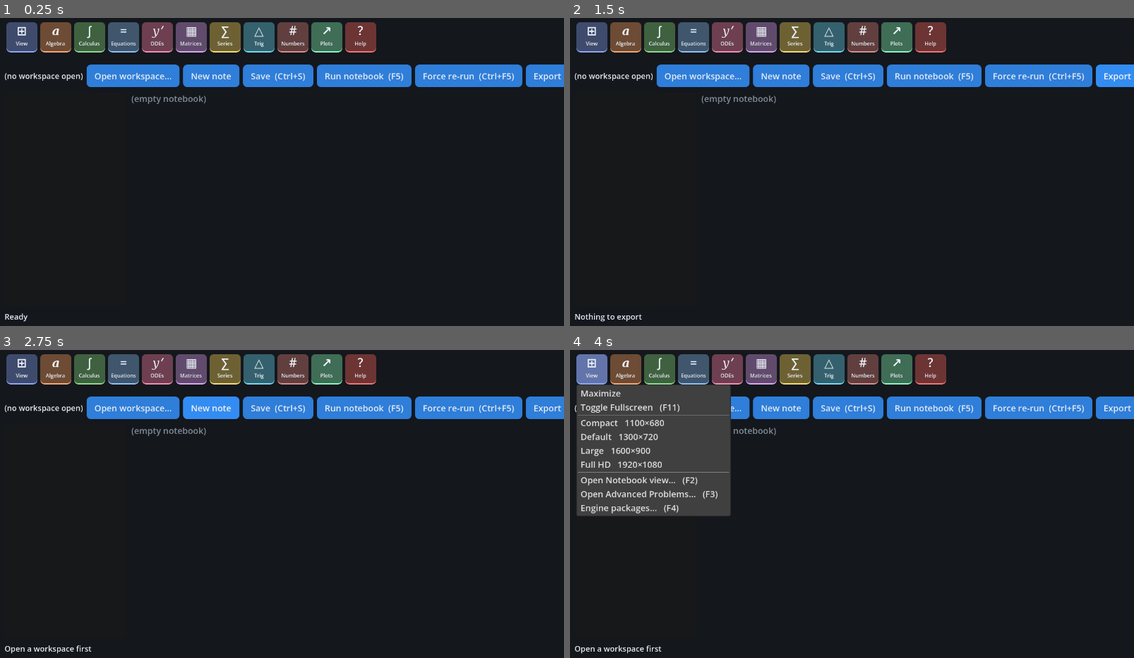
Above: before the commit, frames 1-4 (two rows, left to right).
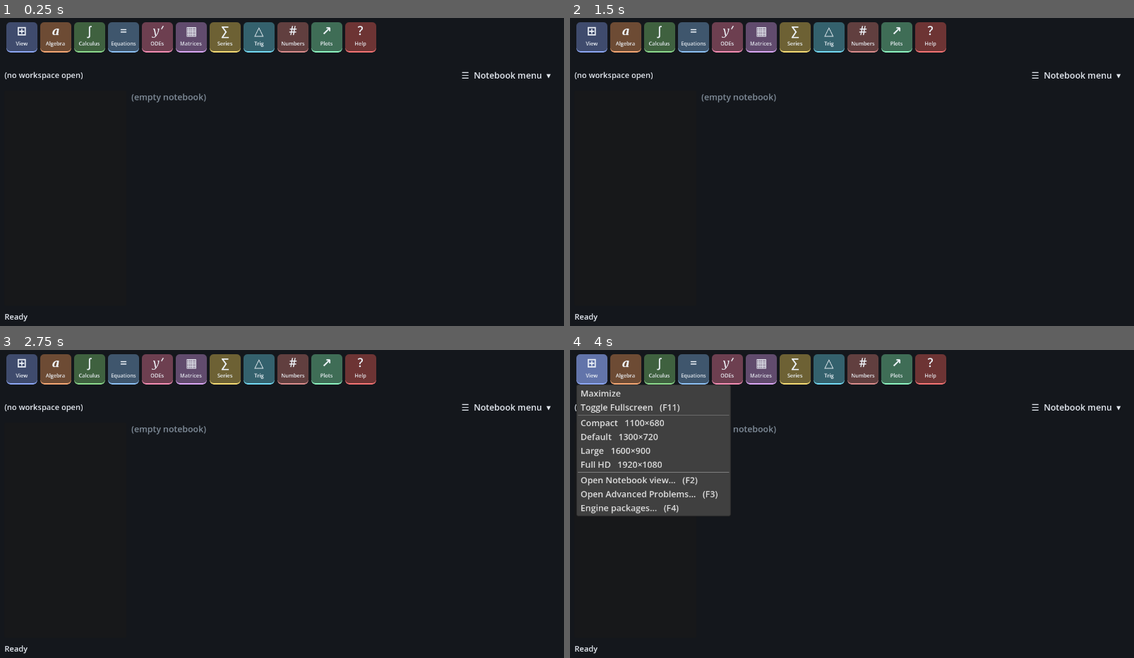
Above: after the commit, the same moments.

Repository: bluelight1324/symbolic-math-workbench
Game: Godot game, scene res://scenes/main.tscn
The game is run twice, just before and just after one commit, with the same random seed, the same clock (stepped at 60 frames per second) and the same inputs.
Inputs (mouse positions are in pixels of both pictures, inside the frame that each line leads up to):
- Up to frame 1 (0.25 s): no input
- Up to frame 2 (1.5 s): click (694, 98) at 0.52 s; type "12" at 0.6 s; click (1128, 76) at 1.25 s, where only the run before the commit has a clickable "Export HTML"
- Up to frame 3 (2.75 s): click (208, 408) at 2 s, where only the run before the commit has a clickable "New note"
- Up to frame 4 (4 s): click (778, 408) at 2.75 s, where only the run before the commit has a clickable "New note"; click (592, 368) at 3.52 s

The runs differ from the first frame. In frame 1, 6.3% of the frame differs, in the area x 0-100%, y 15-28%; in frame 2, 6.4%; in frame 3, 6.4%, in the area x 0-100%, y 15-99%; in frame 4, 5.2%.

Commit message:
v1.0.0 — tasks 1–5 docs, 65 (github), 66 (one dropdown)
- Add the four early design docs (tasks 1, 2, 4, 5) that pre-date the
  task<N>_ naming convention: godot_reduce_ui.md,
  godot_math_interface_features.md, godot_math_interface_improvements.md,
  godot_reduce_one_app.md.
- Add task 65 (GitHub publish doc) and task 66 (collapse the notebook
  action bar into a single MenuButton + nested PopupMenu).
- Update main.gd + notebook_view.gd for task 66 — 13 widgets become one
  MenuButton with submenus for Font (23 families), Size (10 presets),
  Theme (5 schemes), Style (3 densities), plus check items for Shadows
  / Animations.
- Add screenshots task66 (collapsed) and task66_open (popup expanded).

Diff:
--- a/app/scripts/main.gd
+++ b/app/scripts/main.gd
@@ -145,6 +145,8 @@
 		_open_plot_notebook_and_run.call_deferred()
 	if "--demo-task37" in args or OS.get_cmdline_args().has("--demo-task37"):
 		_open_task37_and_run.call_deferred()
+	if "--demo-popupmenu" in args or OS.get_cmdline_args().has("--demo-popupmenu"):
+		_open_notebook_popupmenu_demo.call_deferred()
 	if "--demo-fontdrop" in args or OS.get_cmdline_args().has("--demo-fontdrop"):
 		# Tiny convenience flag: pre-select the Facebook font so the
 		# screenshot shows the dropdown's new option highlighted.
@@ -203,6 +205,15 @@
 	var sample := "i:/readtgodot/app/notebooks_sample/algebra.md"
 	if FileAccess.file_exists(sample):
 		_notebook._open_file_at(sample)
+
+
+func _open_notebook_popupmenu_demo() -> void:
+	if _notebook == null:
+		return
+	await get_tree().create_timer(0.6).timeout
+	var btn := _notebook.get("_menu_btn") as MenuButton
+	if btn and btn.get_popup():
+		btn.get_popup().popup()
 
 
 func _open_font_dropdown_demo() -> void:
--- a/app/scripts/notebook_view.gd
+++ b/app/scripts/notebook_view.gd
@@ -81,6 +81,28 @@
 var _anim_check: CheckBox
 var _root_bg: ColorRect    # the notebook view's background — re-coloured on scheme change
 
+# Task 66 — single MenuButton replacing every action-bar widget.
+var _menu_btn: MenuButton
+var _popup: PopupMenu
+var _font_submenu: PopupMenu
+var _size_submenu: PopupMenu
+var _theme_submenu: PopupMenu
+var _style_submenu: PopupMenu
+const _SIZE_OPTIONS := [10, 12, 14, 16, 18, 20, 22, 24, 28, 32]
+const _ID_OPEN := 0
+const _ID_NEW := 1
+const _ID_SAVE := 2
+const _ID_RUN := 3
+const _ID_FORCE := 4
+const _ID_EXPORT := 5
+const _ID_VIEW := 6
+const _ID_SHADOWS := 5000
+const _ID_ANIMATIONS := 5001
+const _ID_FONT_BASE := 1000
+const _ID_SIZE_BASE := 2000
+const _ID_THEME_BASE := 3000
+const _ID_STYLE_BASE := 4000
+
 # Older "strip below editor" plot from task 35 v1 — kept as a fallback
 # render target while in source mode.
 var _plot_strip: VBoxContainer
@@ -129,6 +151,9 @@
 		_anim_check.button_pressed = _animations_on
 	_apply_visual_style()
 
+	# Task 66 — reflect the loaded settings into the new MenuButton popup.
+	_sync_menu_checks()
+
 	# Task 58 — notebook view is the default; reflect in the toggle label.
 	_apply_view_mode()
 
@@ -157,87 +182,17 @@
 	_path_label.text = "(no workspace open)"
 	_path_label.size_flags_horizontal = Control.SIZE_EXPAND_FILL
 	topbar.add_child(_path_label)
-	for spec in [
-		["Open workspace…", _on_open_workspace],
-		["New note", _on_new_note],
-		["Save  (Ctrl+S)", _on_save],
-		["Run notebook  (F5)", _on_run],
-		["Force re-run  (Ctrl+F5)", _on_force_run],
-		["Export HTML", _on_export_html],
-	]:
-		var b := Button.new()
-		b.text = spec[0]
-		b.pressed.connect(spec[1])
-		topbar.add_child(b)
-	# Task 58: notebook view is the primary display; the Source mode is an
-	# opt-in toggle. Button label reflects the action that clicking it does.
-	_view_mode_btn = Button.new()
-	_view_mode_btn.text = "Show Source"
-	_view_mode_btn.tooltip_text = "Toggle between Notebook (rendered) and raw Source view"
-	_view_mode_btn.pressed.connect(_toggle_view_mode)
-	topbar.add_child(_view_mode_btn)
-
-	# Task 58 — font family + size controls (persisted via FontConfig).
-	var vsep := VSeparator.new()
-	topbar.add_child(vsep)
-	var font_label := Label.new()
-	font_label.text = "Font:"
-	font_label.add_theme_color_override("font_color", Color(0.65, 0.7, 0.78))
-	topbar.add_child(font_label)
-	_font_family_btn = OptionButton.new()
-	for f in FontConfig.FAMILIES:
-		_font_family_btn.add_item(f["label"])
-	_font_family_btn.tooltip_text = "Font family — persists across launches"
-	_font_family_btn.item_selected.connect(_on_font_family_changed)
-	topbar.add_child(_font_family_btn)
-	var size_label := Label.new()
-	size_label.text = "Size:"
-	size_label.add_theme_color_override("font_color", Color(0.65, 0.7, 0.78))
-	topbar.add_child(size_label)
-	_font_size_spin = SpinBox.new()
-	_font_size_spin.min_value = 10
-	_font_size_spin.max_value = 32
-	_font_size_spin.step = 1
-	_font_size_spin.custom_minimum_size = Vector2(80, 0)
-	_font_size_spin.tooltip_text = "Font size in points — persists across launches"
-	_font_size_spin.value_changed.connect(_on_font_size_changed)
-	topbar.add_child(_font_size_spin)
-
-	# Task 60 — colour scheme dropdown (persisted via ColorConfig).
-	topbar.add_child(VSeparator.new())
-	var theme_label := Label.new()
-	theme_label.text = "Theme:"
-	theme_label.add_theme_color_override("font_color", Color(0.65, 0.7, 0.78))
-	topbar.add_child(theme_label)
-	_color_btn = OptionButton.new()
-	for k in ColorConfig.ordered_keys():
-		_color_btn.add_item(ColorConfig.scheme(k)["label"])
-	_color_btn.tooltip_text = "Colour scheme — persists across launches"
-	_color_btn.item_selected.connect(_on_color_changed)
-	topbar.add_child(_color_btn)
-
-	# Task 61 — beautification: density preset + shadow / animation toggles.
-	topbar.add_child(VSeparator.new())
-	var style_label := Label.new()
-	style_label.text = "Style:"
-	style_label.add_theme_color_override("font_color", Color(0.65, 0.7, 0.78))
-	topbar.add_child(style_label)
-	_density_btn = OptionButton.new()
-	for k in StyleConfig.ordered_keys():
-		_density_btn.add_item(StyleConfig.density(k)["label"])
-	_density_btn.tooltip_text = "Density preset — cell spacing, padding, corner radius"
-	_density_btn.item_selected.connect(_on_density_changed)
-	topbar.add_child(_density_btn)
-	_shadows_check = CheckBox.new()
-	_shadows_check.text = "Shadows"
-	_shadows_check.tooltip_text = "Subtle drop shadow under each cell"
-	_shadows_check.toggled.connect(_on_shadows_toggled)
-	topbar.add_child(_shadows_check)
-	_anim_check = CheckBox.new()
-	_anim_check.text = "Animations"
-	_anim_check.tooltip_text = "Fade between Source ↔ Notebook view"
-	_anim_check.toggled.connect(_on_animations_toggled)
-	topbar.add_child(_anim_check)
+	# Task 66 — all of the previous action-bar widgets (Open workspace, New
+	# note, Save, Run, Force re-run, Export HTML, Show Source, Font, Size,
+	# Theme, Style, Shadows, Animations) collapsed into one MenuButton with
+	# a popup tree of submenus + checkable items. The action bar is now just
+	# the workspace label on the left and this one button on the right.
+	_menu_btn = MenuButton.new()
+	_menu_btn.text = "☰  Notebook menu  ▾"
+	_menu_btn.tooltip_text = "All notebook actions and preferences"
+	_menu_btn.custom_minimum_size = Vector2(200, 0)
+	topbar.add_child(_menu_btn)
+	_build_menubar_popup()
 
 	# Split: sidebar | editor.
 	var split := HSplitContainer.new()
@@ -700,6 +655,148 @@
 		_plot_panel.clear_plot()
 
 
+## Task 66 — build the MenuButton's popup tree.
+## Top-level items: file/run actions, then submenus for Font/Size/Theme/Style,
+## then checkable items for Shadows/Animations.
+func _build_menubar_popup() -> void:
+	_popup = _menu_btn.get_popup()
+	_popup.clear()
+	_popup.add_item("Open workspace…", _ID_OPEN)
+	_popup.add_item("New note", _ID_NEW)
+	_popup.add_separator()
+	_popup.add_item("Save        Ctrl+S", _ID_SAVE)
+	_popup.add_item("Run notebook       F5", _ID_RUN)
+	_popup.add_item("Force re-run       Ctrl+F5", _ID_FORCE)
+	_popup.add_item("Export HTML", _ID_EXPORT)
+	_popup.add_separator()
+	# View-mode toggle item — text refreshed by _apply_view_mode().
+	_popup.add_item("Show Source", _ID_VIEW)
+	_popup.add_separator()
+
+	# Font submenu (23 families).
+	_font_submenu = PopupMenu.new()
+	_font_submenu.name = "FontMenu"
+	for i in range(FontConfig.FAMILIES.size()):
+		_font_submenu.add_radio_check_item(
+			FontConfig.FAMILIES[i]["label"], _ID_FONT_BASE + i)
+	_font_submenu.id_pressed.connect(_on_menu_id_pressed)
+	_popup.add_child(_font_submenu)
+	_popup.add_submenu_item("Font", "FontMenu")
+
+	# Size submenu (discrete preset sizes).
+	_size_submenu = PopupMenu.new()
+	_size_submenu.name = "SizeMenu"
+	for i in range(_SIZE_OPTIONS.size()):
+		_size_submenu.add_radio_check_item(
+			"%d pt" % int(_SIZE_OPTIONS[i]), _ID_SIZE_BASE + i)
+	_size_submenu.id_pressed.connect(_on_menu_id_pressed)
+	_popup.add_child(_size_submenu)
+	_popup.add_submenu_item("Size", "SizeMenu")
+
+	# Theme submenu (colour schemes).
+	_theme_submenu = PopupMenu.new()
+	_theme_submenu.name = "ThemeMenu"
+	var theme_keys := ColorConfig.ordered_keys()
+	for i in range(theme_keys.size()):
+		_theme_submenu.add_radio_check_item(
+			ColorConfig.scheme(theme_keys[i])["label"], _ID_THEME_BASE + i)
+	_theme_submenu.id_pressed.connect(_on_menu_id_pressed)
+	_popup.add_child(_theme_submenu)
+	_popup.add_submenu_item("Theme", "ThemeMenu")
+
+	# Style submenu (density presets).
+	_style_submenu = PopupMenu.new()
+	_style_submenu.name = "StyleMenu"
+	var style_keys := StyleConfig.ordered_keys()
+	for i in range(style_keys.size()):
+		_style_submenu.add_radio_check_item(
+			StyleConfig.density(style_keys[i])["label"], _ID_STYLE_BASE + i)
+	_style_submenu.id_pressed.connect(_on_menu_id_pressed)
+	_popup.add_child(_style_submenu)
+	_popup.add_submenu_item("Style", "StyleMenu")
+
+	_popup.add_separator()
+	_popup.add_check_item("Shadows", _ID_SHADOWS)
+	_popup.add_check_item("Animations", _ID_ANIMATIONS)
+	_popup.id_pressed.connect(_on_menu_id_pressed)
+
+
+## Sync the radio-check marks in each submenu with the current settings.
+func _sync_menu_checks() -> void:
+	if _font_submenu:
+		_check_only(_font_submenu, FontConfig.family_index(_font_family))
+	if _size_submenu:
+		var size_idx := _SIZE_OPTIONS.find(_font_size)
+		if size_idx == -1:
+			# Find nearest preset.
+			var best := 0
+			var best_d := 999
+			for i in range(_SIZE_OPTIONS.size()):
+				var d: int = abs(int(_SIZE_OPTIONS[i]) - _font_size)
+				if d < best_d:
+					best_d = d
+					best = i
+			size_idx = best
+		_check_only(_size_submenu, size_idx)
+	if _theme_submenu:
+		_check_only(_theme_submenu, ColorConfig.index_of(_color_key))
+	if _style_submenu:
+		_check_only(_style_submenu, StyleConfig.index_of(_density_key))
+	if _popup:
+		var sidx := _popup.get_item_index(_ID_SHADOWS)
+		if sidx >= 0:
+			_popup.set_item_checked(sidx, _shadows_on)
+		var aidx := _popup.get_item_index(_ID_ANIMATIONS)
+		if aidx >= 0:
+			_popup.set_item_checked(aidx, _animations_on)
+
+
+func _check_only(menu: PopupMenu, sel: int) -> void:
+	for i in range(menu.item_count):
+		menu.set_item_checked(i, i == sel)
+
+
+## Single handler dispatched by every top-level + submenu id_pressed signal.
+func _on_menu_id_pressed(id: int) -> void:
+	if id == _ID_OPEN:
+		_on_open_workspace()
+	elif id == _ID_NEW:
+		_on_new_note()
+	elif id == _ID_SAVE:
+		_on_save()
+	elif id == _ID_RUN:
+		_on_run()
+	elif id == _ID_FORCE:
+		_on_force_run()
+	elif id == _ID_EXPORT:
+		_on_export_html()
+	elif id == _ID_VIEW:
+		_toggle_view_mode()
+	elif id == _ID_SHADOWS:
+		_shadows_on = not _shadows_on
+		StyleConfig.save(_density_key, _shadows_on, _animations_on)
+		_apply_visual_style()
+		_sync_menu_checks()
+	elif id == _ID_ANIMATIONS:
+		_animations_on = not _animations_on
+		StyleConfig.save(_density_key, _shadows_on, _animations_on)
+		_sync_menu_checks()
+	elif id >= _ID_FONT_BASE and id < _ID_SIZE_BASE:
+		_on_font_family_changed(id - _ID_FONT_BASE)
+		_sync_menu_checks()
+	elif id >= _ID_SIZE_BASE and id < _ID_THEME_BASE:
+		_font_size = int(_SIZE_OPTIONS[id - _ID_SIZE_BASE])
+		FontConfig.save_pair(_font_size, _font_family)
+		_apply_font()
+		_sync_menu_checks()
+	elif id >= _ID_THEME_BASE and id < _ID_STYLE_BASE:
+		_on_color_changed(id - _ID_THEME_BASE)
+		_sync_menu_checks()
+	elif id >= _ID_STYLE_BASE and id < _ID_SHADOWS:
+		_on_density_changed(id - _ID_STYLE_BASE)
+		_sync_menu_checks()
+
+
 ## Task 60 — colour scheme handler.
 func _on_color_changed(idx: int) -> void:
 	var keys := ColorConfig.ordered_keys()
@@ -837,6 +934,12 @@
 		# Task 58 — show the action, not the current mode, so the label
 		# always says what clicking will do.
 		_view_mode_btn.text = "Show Source" if _is_notebook_view else "Show Notebook"
+	# Task 66 — update the View item label inside the MenuButton popup.
+	if _popup:
+		var view_idx := _popup.get_item_index(_ID_VIEW)
+		if view_idx >= 0:
+			_popup.set_item_text(view_idx,
+				"Show Source" if _is_notebook_view else "Show Notebook")
 	if _is_notebook_view:
 		_rebuild_rendered_cells()
 		_hide_plot_strip()    # strip is the source-mode preview; not needed here
Not shown, added: app/icon.svg.import
Not shown, added: app_screenshot.png
Not shown, added: app_screenshot_task66.png
Not shown, added: app_screenshot_task66_open.png
Not shown, added: app_screenshot_task66_open_small.png
Not shown, added: app_screenshot_task66_small.png
Not shown, added: godot_math_interface_features.md
Not shown, added: godot_math_interface_improvements.md
Not shown, added: godot_reduce_one_app.md
Not shown, added: godot_reduce_ui.md
Not shown, added: task65_github.md
Not shown, added: task66_one_dropdown.md
(and 1 more such lines)
